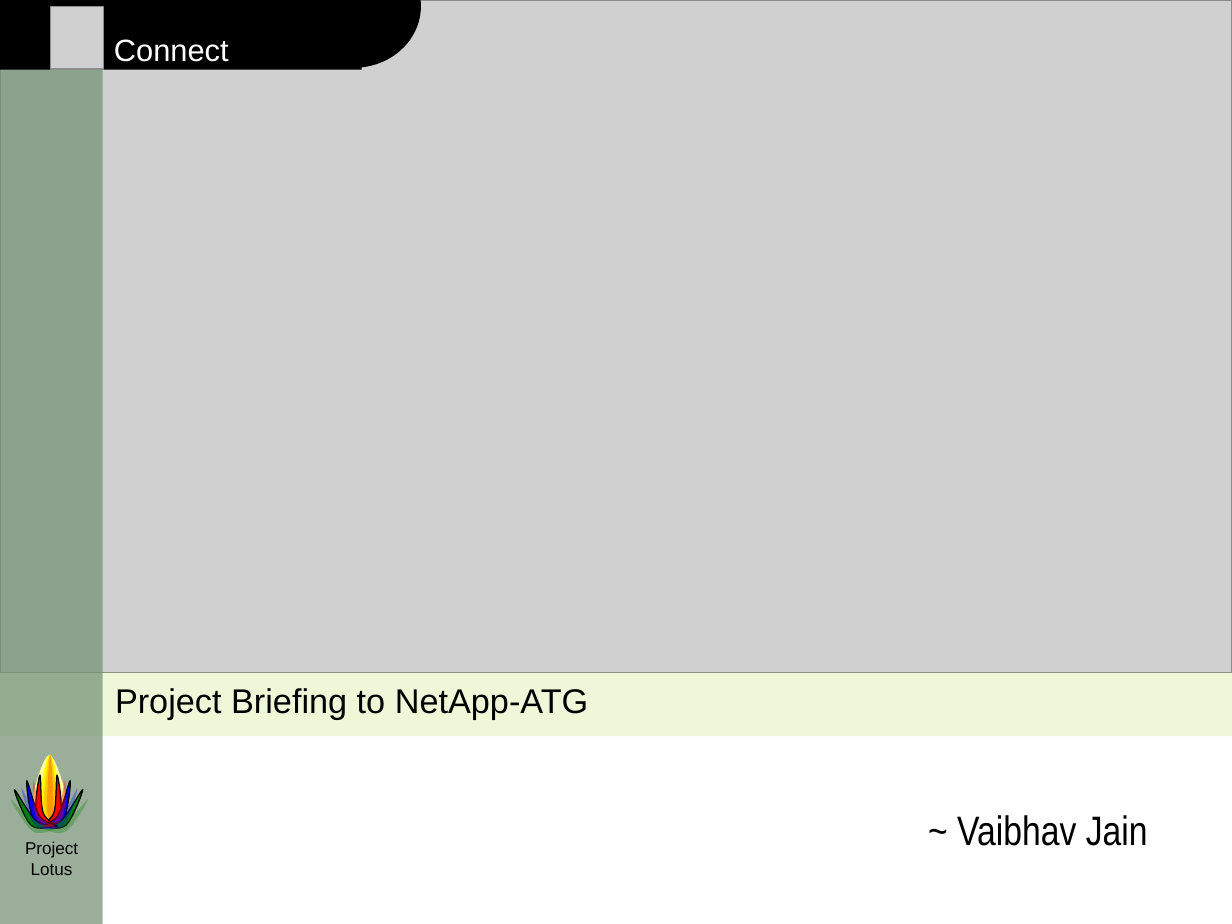
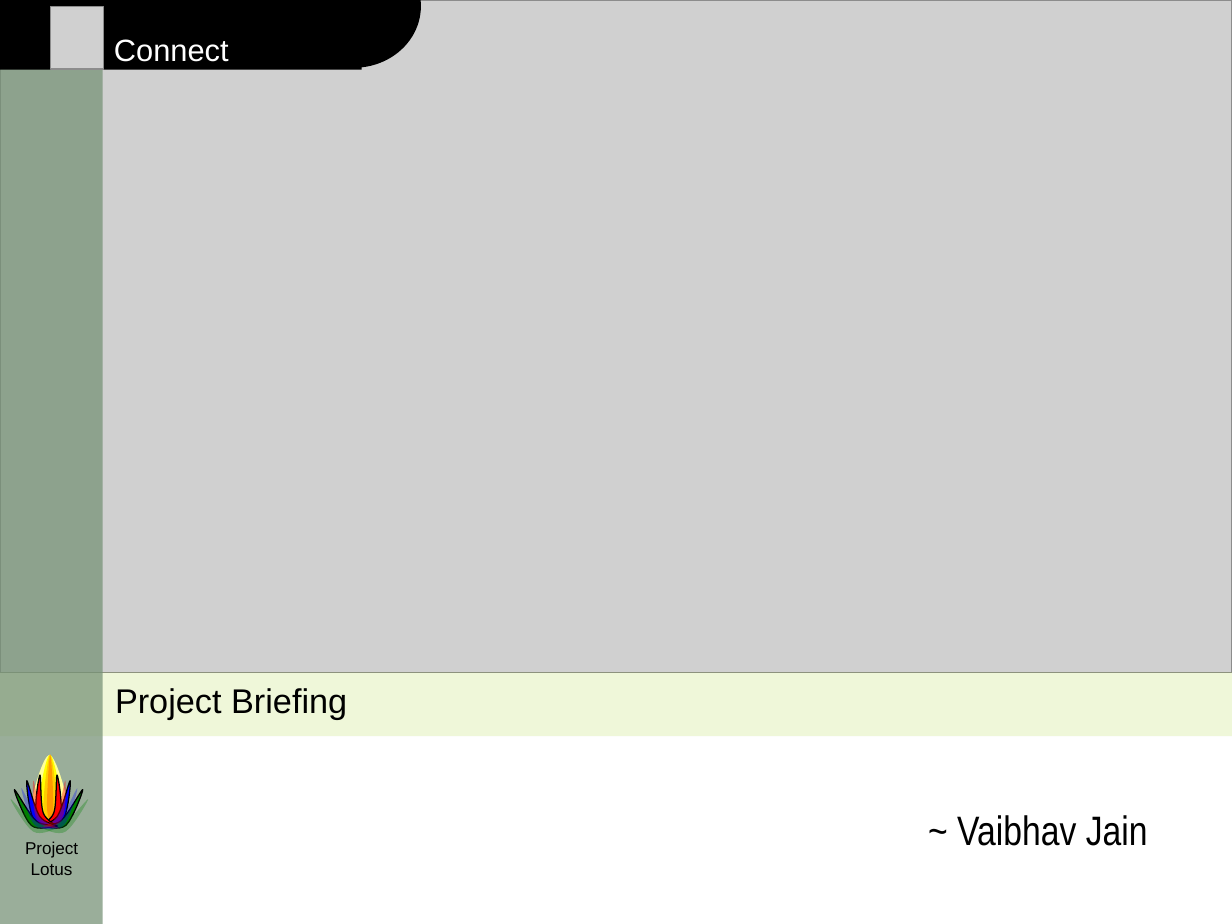
Before and after one commit to vaibhav92/connect_toolkit, a slide deck: slide 2 of Presentations/Presentation.pptm. Drawn at 1232x924 pixels with LibreOffice and Linux fonts; fonts in the diff are those of the drawing; grey boxes stand for pictures. Boxes give left, top, right and bottom in pixels: in the first picture for what was removed or moved away, otherwise in the second. Text is boxed around its words. In the diff, an @@ line names an element or a change of style, - is before the commit and + after.

```diff
--- a/Presentations/Presentation.pptm
+++ b/Presentations/Presentation.pptm
@@ subtitle at bbox=[115, 688, 347, 720]: text changed @@
-Project Briefing to NetApp-ATG
+Project Briefing
```
Also in this commit, not shown: 1 other file.
